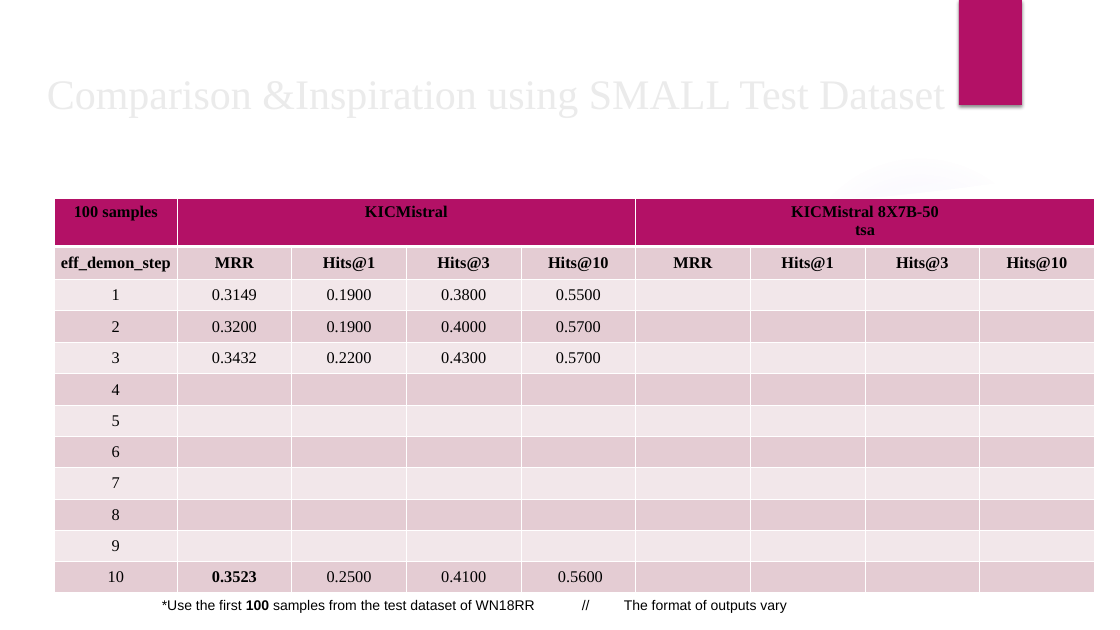
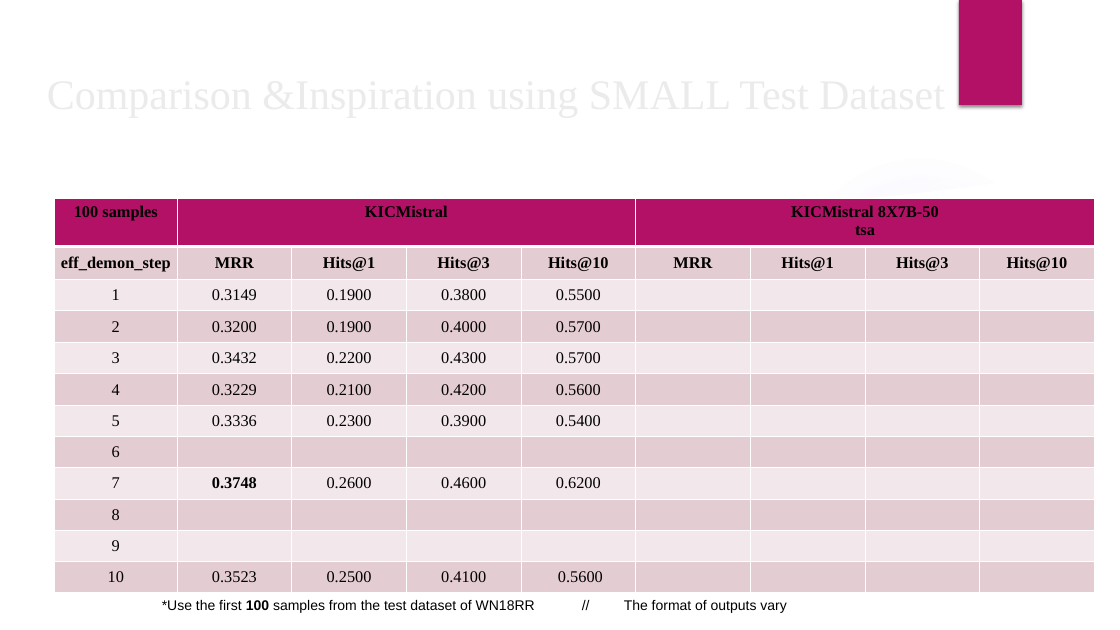
Before and after one commit to ZHAOTransparentAI/KICMISTRAL, a slide deck: slide 6 of KICMistral_pre_v2.pptx. Drawn at 1120x630 pixels with LibreOffice and Linux fonts; fonts in the diff are those of the drawing; background and template pictures are left out. Boxes give left, top, right and bottom in pixels: in the first picture for what was removed or moved away, otherwise in the second. Text is boxed around its words. In the diff, an @@ line names an element or a change of style, - is before the commit and + after.

```diff
--- a/KICMistral_pre_v2.pptx
+++ b/KICMistral_pre_v2.pptx
@@ table at [55, 199, 1098, 593] @@
-row 6: 4 |  |  |  |  |  |  |  | 
+row 6: 4 | 0.3229 | 0.2100 | 0.4200 | 0.5600 |  |  |  | 
-row 7: 5 |  |  |  |  |  |  |  | 
+row 7: 5 | 0.3336 | 0.2300 | 0.3900 | 0.5400 |  |  |  | 
-row 9: 7 |  |  |  |  |  |  |  | 
+row 9: 7 | 0.3748 | 0.2600 | 0.4600 | 0.6200 |  |  |  | 
@@ bold off in "0.3523" @@
```
Also in this commit, not shown: 9 other files.
